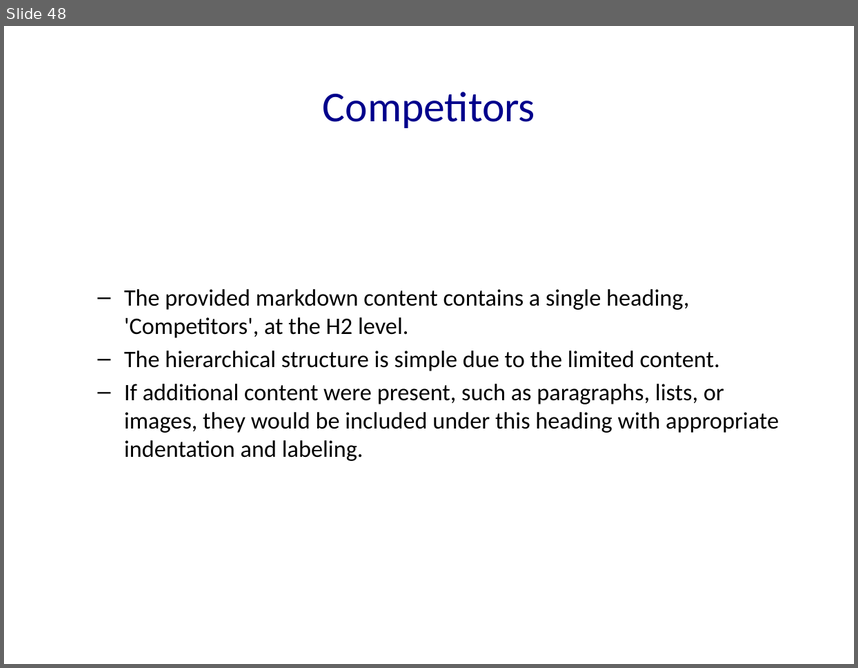
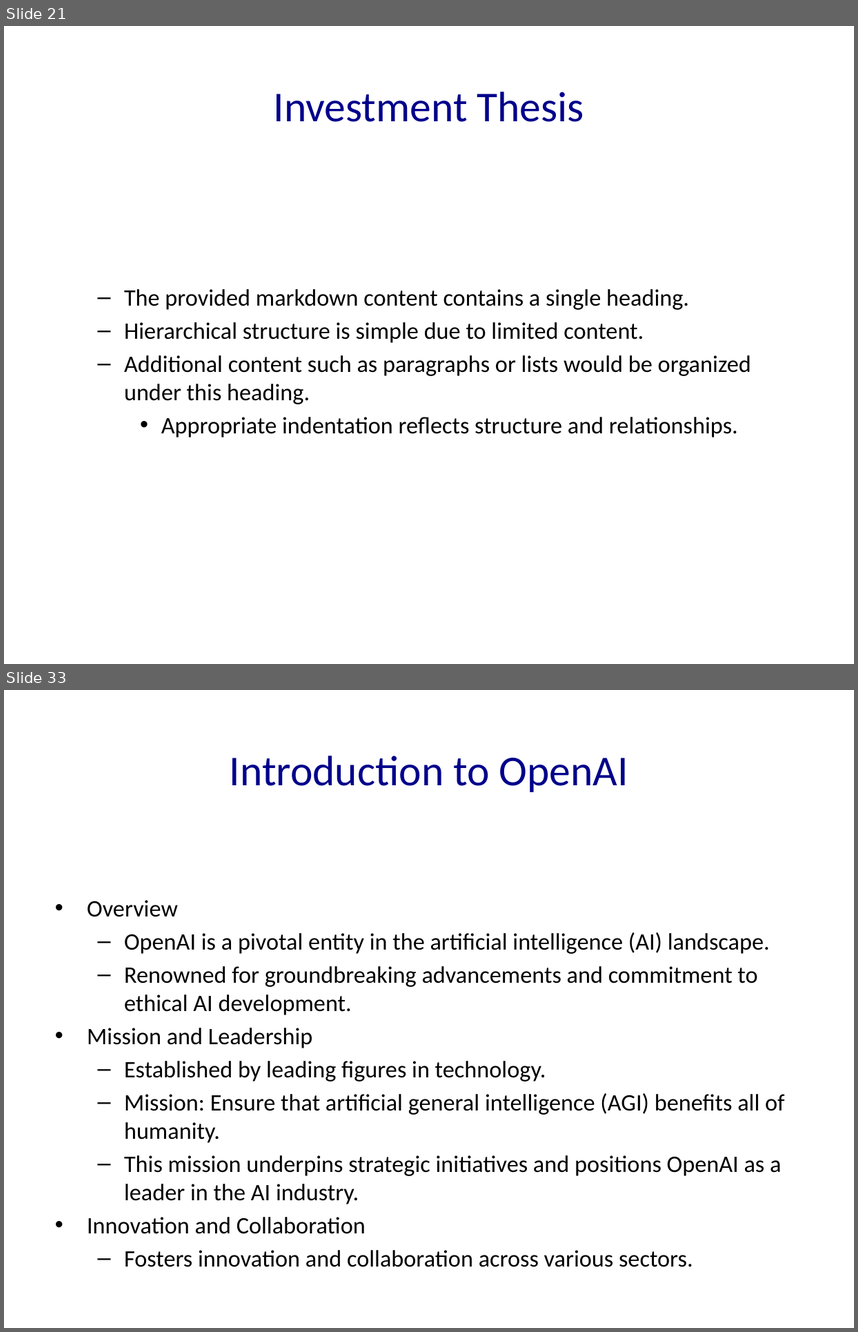
Before and after one commit to Frank-Gu-81/slides_autogeneration, a slide deck: Neuron_Solutions_Presentation.pptx. Shown one above the other, each under a label of ours: slide 48 before the commit, slides 21 and 33 after it; the slides between them are not shown. The pictures are 858x668 and 858x1332 pixels, drawn with LibreOffice and Linux fonts; fonts in the diff are those of the drawing. Boxes give left, top, right and bottom in pixels: in the first picture for what was removed or moved away, otherwise in the second. Text is boxed around its words. In the diff, an @@ line names an element or a change of style, - is before the commit and + after.

Commit message:
new markdown

```diff
--- a/Neuron_Solutions_Presentation.pptx
+++ b/Neuron_Solutions_Presentation.pptx
@@ slide 33 added at (x1=4, y1=690, x2=854, y2=1328), background #FFFFFF @@
@@ title added at (x1=230, y1=756, x2=628, y2=792), 36 pt, text #00008B @@
+Introduction to OpenAI
@@ text added at (x1=87, y1=900, x2=785, y2=1267), 20 pt, text #000000 @@
+• Overview
+  – OpenAI is a pivotal entity in the artificial intelligence (AI) landscape.
+  – Renowned for groundbreaking advancements and commitment to ethical AI development.
+• Mission and Leadership
+  – Established by leading figures in technology.
+  – Mission: Ensure that artificial general intelligence (AGI) benefits all of humanity.
+  – This mission underpins strategic initiatives and positions OpenAI as a leader in the AI industry.
+• Innovation and Collaboration
+  – Fosters innovation and collaboration across various sectors.
@@ what was slide 48 is now slide 21 @@
@@ slide 21 changed as well @@
@@ title at (x1=274, y1=92, x2=584, y2=122): text changed @@
-Competitors
+Investment Thesis
@@ text at (x1=124, y1=289, x2=751, y2=437): text changed @@
-  – The provided markdown content contains a single heading, 'Competitors', at the H2 level.
-  – The hierarchical structure is simple due to the limited content.
-  – If additional content were present, such as paragraphs, lists, or images, they would be included under this heading with appropriate indentation and labeling.
+  – The provided markdown content contains a single heading.
+  – Hierarchical structure is simple due to limited content.
+  – Additional content such as paragraphs or lists would be organized under this heading.
+    • Appropriate indentation reflects structure and relationships.
```
Also in this commit, not shown: 19 other slides changed, 98 other slides added, 55 slides removed, 9 other files.
